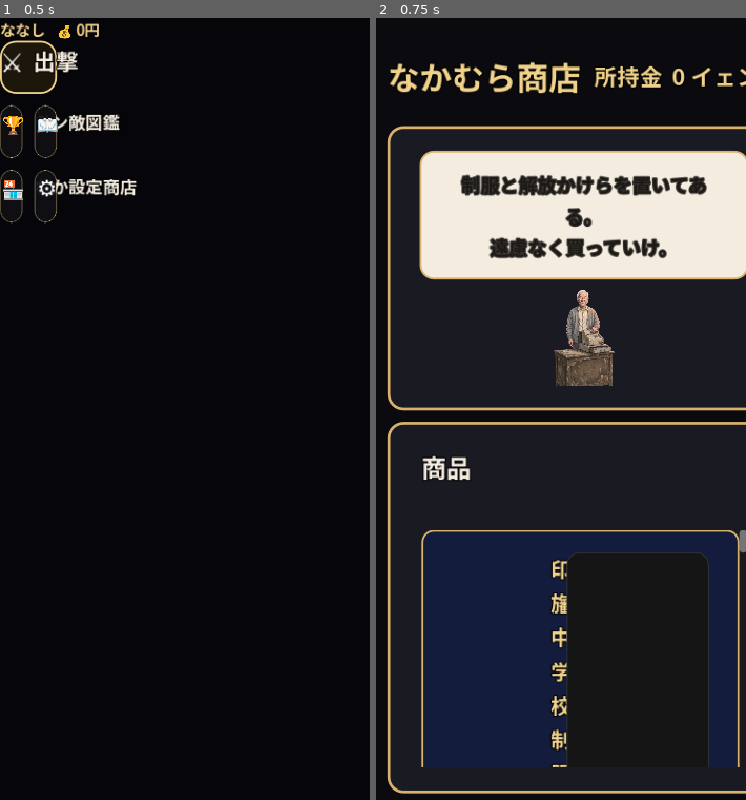
Above: before the commit, frames 1-2 (left to right).
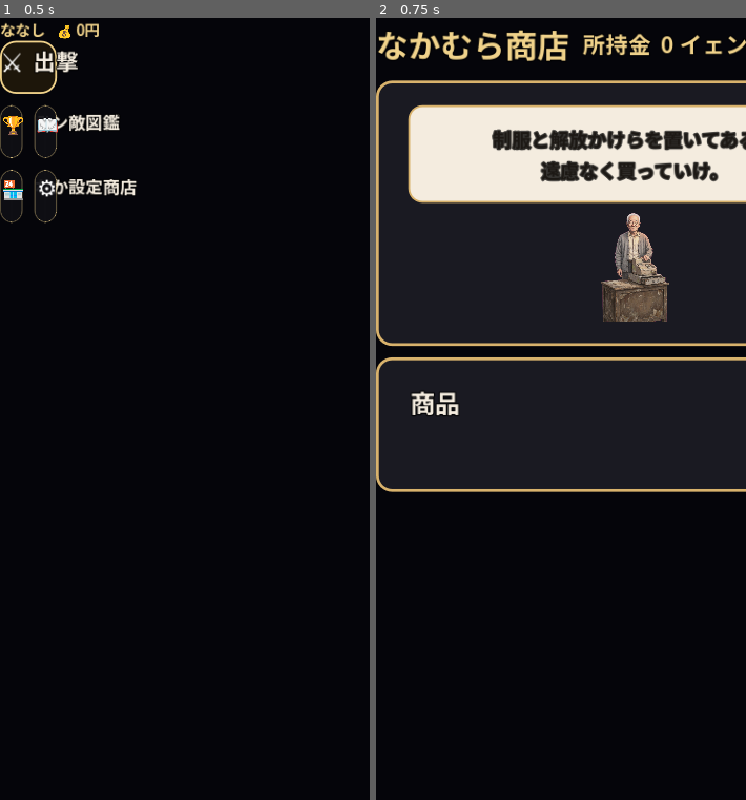
Above: after the commit, the same moments.

Repository: sudotti/inba-war
Game: Godot game, scene res://scenes/title.tscn
Two runs of this game, one before a commit and one after it. Both use one fixed random seed, a clock stepped at 60 frames per second and the inputs below.
Inputs (mouse positions are in pixels of both pictures, inside the frame that each line leads up to):
- Up to frame 1 (0.5 s): no input
- Up to frame 2 (0.75 s): click (387, 197) at 0.5 s

Frame 1 is identical in both runs. In frame 2, 41% of the frame differs, in the area x 0-100%, y 1-100%.

Commit message:
Responsive: shop_screen with container layout and safe area

Diff:
--- a/scripts/shop_screen.gd
+++ b/scripts/shop_screen.gd
@@ -2,6 +2,7 @@
 
 const Balance = preload("res://scripts/balance.gd")
 const UiFont = preload("res://scripts/ui_font.gd")
+const SafeArea = preload("res://scripts/safe_area.gd")
 
 const UNIFORM_THUMB := "res://assets/battle/uniform/massa_idle.png"
 
@@ -9,38 +10,62 @@
 var _speech: Label
 var _note: Label
 var _goods: VBoxContainer
+var _main_margin: MarginContainer
+var _is_portrait := false
 
 
 func _ready() -> void:
-	UiFont.full_rect(self)
-	_build_background()
-	_build_header()
-	if UiFont.portrait(get_viewport_rect().size):
-		_build_body_portrait()
-	else:
-		_build_body_landscape()
-	_refresh()
-
-
-func _build_background() -> void:
+	_is_portrait = UiFont.portrait(get_viewport_rect().size)
+	get_viewport().size_changed.connect(_on_resized)
+	_build()
+
+
+func _on_resized() -> void:
+	var new_portrait = UiFont.portrait(get_viewport_rect().size)
+	if new_portrait != _is_portrait:
+		_is_portrait = new_portrait
+		_build()
+
+
+func _build() -> void:
+	for child in get_children():
+		child.queue_free()
+
 	var night := ColorRect.new()
 	night.color = UiFont.NIGHT
+	night.anchors_preset = Control.PRESET_FULL_RECT
 	night.mouse_filter = Control.MOUSE_FILTER_IGNORE
-	UiFont.full_rect(night)
 	add_child(night)
 
-
-func _build_header() -> void:
+	_main_margin = MarginContainer.new()
+	_main_margin.anchors_preset = Control.PRESET_FULL_RECT
+	SafeArea.apply_safe_padding(_main_margin, get_viewport())
+	add_child(_main_margin)
+
+	var root := VBoxContainer.new()
+	root.alignment = BoxContainer.ALIGNMENT_CENTER
+	root.add_theme_constant_override("separation", 12)
+	_main_margin.add_child(root)
+
+	_build_header(root)
+	_build_body(root)
+	_refresh()
+
+
+func _build_header(root: VBoxContainer) -> void:
 	var header := HBoxContainer.new()
 	header.add_theme_constant_override("separation", 14)
-	UiFont.place(header, 0.03, 0.025, 0.97, 0.12)
-	add_child(header)
+	header.size_flags_horizontal = Control.SIZE_EXPAND_FILL
+	root.add_child(header)
+
 	var title := UiFont.label("なかむら商店", 34, UiFont.GOLD)
 	title.size_flags_horizontal = Control.SIZE_EXPAND_FILL
 	header.add_child(title)
+
 	_yen = UiFont.label("", 24, UiFont.GOLD)
 	_yen.horizontal_alignment = HORIZONTAL_ALIGNMENT_RIGHT
 	header.add_child(_yen)
+
 	var back := UiFont.royal_button("戻る", 20)
 	back.custom_minimum_size = Vector2(140, 54)
 	back.pressed.connect(func() -> void:
@@ -49,30 +74,39 @@
 	header.add_child(back)
 
 
-func _build_body_landscape() -> void:
-	var body := HBoxContainer.new()
-	body.add_theme_constant_override("separation", 16)
-	UiFont.place(body, 0.03, 0.14, 0.97, 0.97)
-	add_child(body)
-	var stall := _stall_panel()
-	stall.custom_minimum_size = Vector2(400, 0)
-	body.add_child(stall)
-	var goods := _goods_panel()
-	goods.size_flags_horizontal = Control.SIZE_EXPAND_FILL
-	body.add_child(goods)
-
-
-func _build_body_portrait() -> void:
-	var body := VBoxContainer.new()
-	body.add_theme_constant_override("separation", 12)
-	UiFont.place(body, 0.03, 0.135, 0.97, 0.97)
-	add_child(body)
-	var stall := _stall_panel()
-	stall.custom_minimum_size = Vector2(0, 300)
-	body.add_child(stall)
-	var goods := _goods_panel()
-	goods.size_flags_vertical = Control.SIZE_EXPAND_FILL
-	body.add_child(goods)
+func _build_body(root: VBoxContainer) -> void:
+	if _is_portrait:
+		var body := VBoxContainer.new()
+		body.add_theme_constant_override("separation", 12)
+		body.size_flags_vertical = Control.SIZE_EXPAND_FILL
+		body.size_flags_horizontal = Control.SIZE_EXPAND_FILL
+		root.add_child(body)
+
+		var stall := _stall_panel()
+		stall.size_flags_horizontal = Control.SIZE_EXPAND_FILL
+		stall.custom_minimum_size = Vector2(0, 280)
+		body.add_child(stall)
+
+		var goods := _goods_panel()
+		goods.size_flags_vertical = Control.SIZE_EXPAND_FILL
+		goods.size_flags_horizontal = Control.SIZE_EXPAND_FILL
+		body.add_child(goods)
+	else:
+		var body := HBoxContainer.new()
+		body.add_theme_constant_override("separation", 16)
+		body.size_flags_vertical = Control.SIZE_EXPAND_FILL
+		body.size_flags_horizontal = Control.SIZE_EXPAND_FILL
+		root.add_child(body)
+
+		var stall := _stall_panel()
+		stall.custom_minimum_size = Vector2(380, 0)
+		stall.size_flags_vertical = Control.SIZE_EXPAND_FILL
+		body.add_child(stall)
+
+		var goods := _goods_panel()
+		goods.size_flags_horizontal = Control.SIZE_EXPAND_FILL
+		goods.size_flags_vertical = Control.SIZE_EXPAND_FILL
+		body.add_child(goods)
 
 
 func _stall_panel() -> Control:
@@ -87,6 +121,7 @@
 	var col := VBoxContainer.new()
 	col.add_theme_constant_override("separation", 10)
 	margin.add_child(col)
+
 	_speech = UiFont.label("", 20, UiFont.PAPER)
 	_speech.autowrap_mode = TextServer.AUTOWRAP_WORD_SMART
 	_speech.horizontal_alignment = HORIZONTAL_ALIGNMENT_CENTER
@@ -101,10 +136,12 @@
 	bubble_margin.add_child(_speech)
 	_speech.add_theme_color_override("font_color", UiFont.INK)
 	col.add_child(bubble)
+
 	var art := StallArt.new()
 	art.mouse_filter = Control.MOUSE_FILTER_IGNORE
 	art.size_flags_vertical = Control.SIZE_EXPAND_FILL
 	col.add_child(art)
+
 	return panel
 
 
@@ -120,18 +157,23 @@
 	var col := VBoxContainer.new()
 	col.add_theme_constant_override("separation", 10)
 	margin.add_child(col)
+
 	col.add_child(UiFont.label("商品", 26, UiFont.PAPER))
+
 	_note = UiFont.label(" ", 18, UiFont.BRASS)
 	_note.autowrap_mode = TextServer.AUTOWRAP_WORD_SMART
 	col.add_child(_note)
+
 	var scroll := ScrollContainer.new()
 	scroll.size_flags_vertical = Control.SIZE_EXPAND_FILL
 	scroll.horizontal_scroll_mode = ScrollContainer.SCROLL_MODE_DISABLED
 	col.add_child(scroll)
+
 	_goods = VBoxContainer.new()
 	_goods.add_theme_constant_override("separation", 12)
 	_goods.size_flags_horizontal = Control.SIZE_EXPAND_FILL
 	scroll.add_child(_goods)
+
 	return panel
 
 
@@ -145,9 +187,11 @@
 		_speech.text = "仲間は全員加入済み。\n制服はもう持っているな。"
 	else:
 		_speech.text = "制服と解放かけらを置いてある。\n遠慮なく買っていけ。"
+
 	for child in _goods.get_children():
 		_goods.remove_child(child)
 		child.free()
+
 	_goods.add_child(_uniform_card(owns))
 	if locked.is_empty():
 		_goods.add_child(_sold_out_card())
